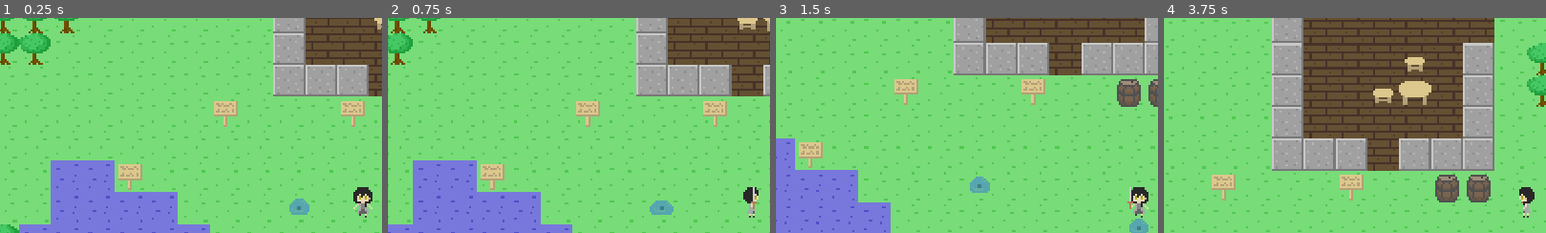
Above: before the commit, frames 1-4 (left to right).
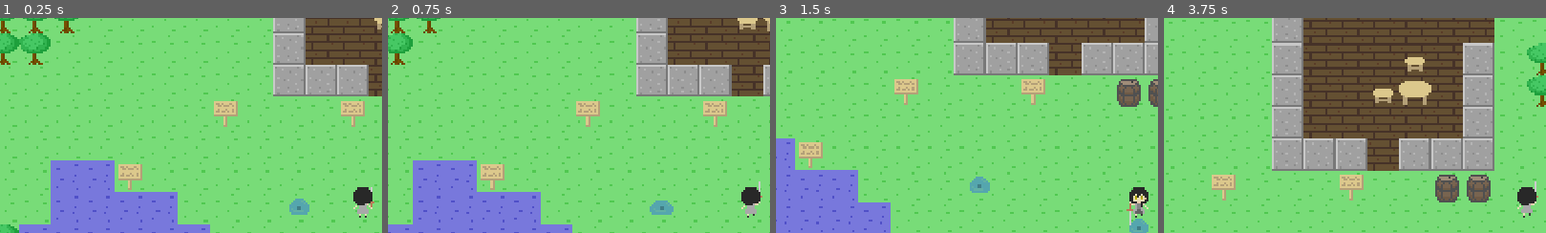
Above: after the commit, the same moments.

Repository: ktmage/test_game
Game: Godot game, scene res://main.tscn
Two runs of this game, one before a commit and one after it. Both use one fixed random seed, a clock stepped at 60 frames per second and the inputs below.
Inputs:
- Up to frame 1 (0.25 s): no input
- Up to frame 2 (0.75 s): tap Enter at 0.5 s; hold Right (ui_right) from 0.53 s (still down); hold F (interact) from 0.53 s (still down)
- Up to frame 3 (1.5 s): release Right (ui_right) at 1.28 s; release F (interact) at 1.28 s; hold Down (ui_down) from 1.28 s (still down); tap F (interact) at 1.35 s
- Up to frame 4 (3.75 s): release Down (ui_down) at 2.03 s; hold Right (ui_right) 2.03-2.78 s; hold F (interact) 2.03-2.78 s; hold Up (ui_up) 2.78-3.53 s; tap F (interact) at 2.85 s; hold Left (ui_left) from 3.53 s (still down); hold F (interact) from 3.53 s (still down)
The pictures show only the part of the screen within x 2-52%, y 7-57%; the shares and areas given below are measured in that part.

The runs differ from the first frame. In frame 1, 0.2% of the frame differs, in the area x 93-98%, y 78-93%; in frame 2, 0.3%, in the area x 92-98%, y 76-93%; in frame 3, 0.1%; in frame 4, 0.3%.

Commit message:
[update] : モーション制御について
アクションモーションの制御

Diff:
--- a/entity/player/player.gd
+++ b/entity/player/player.gd
@@ -5,7 +5,7 @@
 const speed: int = 64
 var equipment: Node2D
 var chara_vector : int #キャラの向きを0~3で記憶(上下左右)
-var chara_condition :String
+var chara_condition :String #キャラの状態を記憶
 
 # Called when the node enters the scene tree for the first time.
 func _ready():
@@ -41,22 +41,23 @@
 	move_and_slide()
 
 func vector_ctrl(_velocity):
-	if _velocity.y < 0 and _velocity.x == 0:
-		chara_vector = 0
-		chara_condition = "moving"
-	if _velocity.y > 0 and _velocity.x == 0:
-		chara_vector = 1
-		chara_condition = "moving"
-	if _velocity.x < 0:
-		chara_vector = 2
-		chara_condition = "moving"
-	if _velocity.x > 0:
-		chara_vector = 3
-		chara_condition = "moving"
-
-	if _velocity.x == 0 and _velocity.y == 0:
-		if chara_condition == "moving":
+	if chara_condition != "action":
+		if _velocity.y < 0 and _velocity.x == 0:
+			chara_vector = 0
+			chara_condition = "moving"
+		if _velocity.y > 0 and _velocity.x == 0:
+			chara_vector = 1
+			chara_condition = "moving"
+		if _velocity.x < 0:
+			chara_vector = 2
+			chara_condition = "moving"
+		if _velocity.x > 0:
+			chara_vector = 3
+			chara_condition = "moving"
+		if _velocity.x == 0 and _velocity.y == 0:
 			chara_condition = "idle"
+		else:
+			pass
 
 func move_anim(_chara_vector: int, _chara_condition: String):#アニメーション向き制御
 	if _chara_condition == "moving":
@@ -106,14 +107,16 @@
 		if  _chara_condition == "idle" or _chara_condition == "moving":
 			equipment.grip_control(_chara_vector)
 
-func attack():#武器を使う(?)
+func action():#武器を使う(?)
 	if equipment == null:
 		pass
 	else:
 		chara_condition = "action"
 		equipment.action_control(chara_vector)
+		var timer = get_tree().create_timer(0.5)
+		timer.connect("timeout", func(): chara_condition = "idle")
 
 func _input(event):
 	if event.is_action_pressed("interact"):
 		print("F")
-		attack()
+		action()
